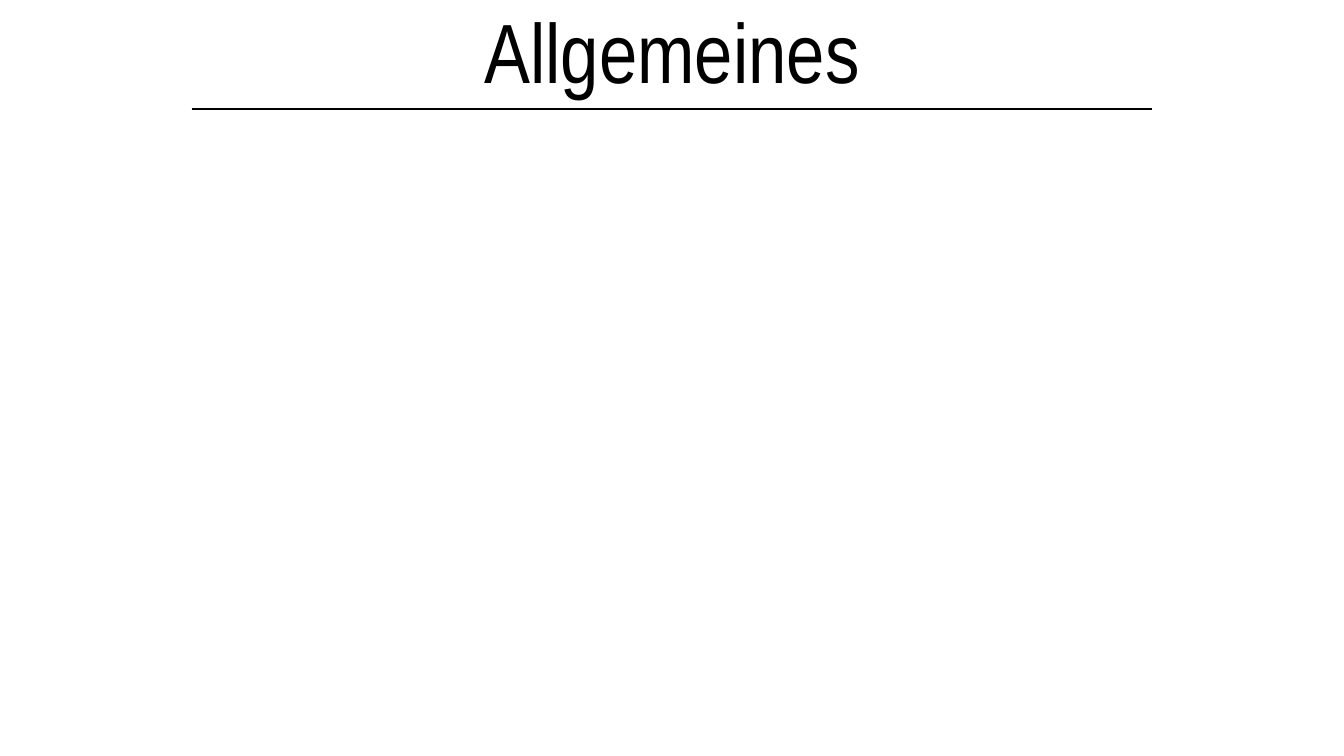
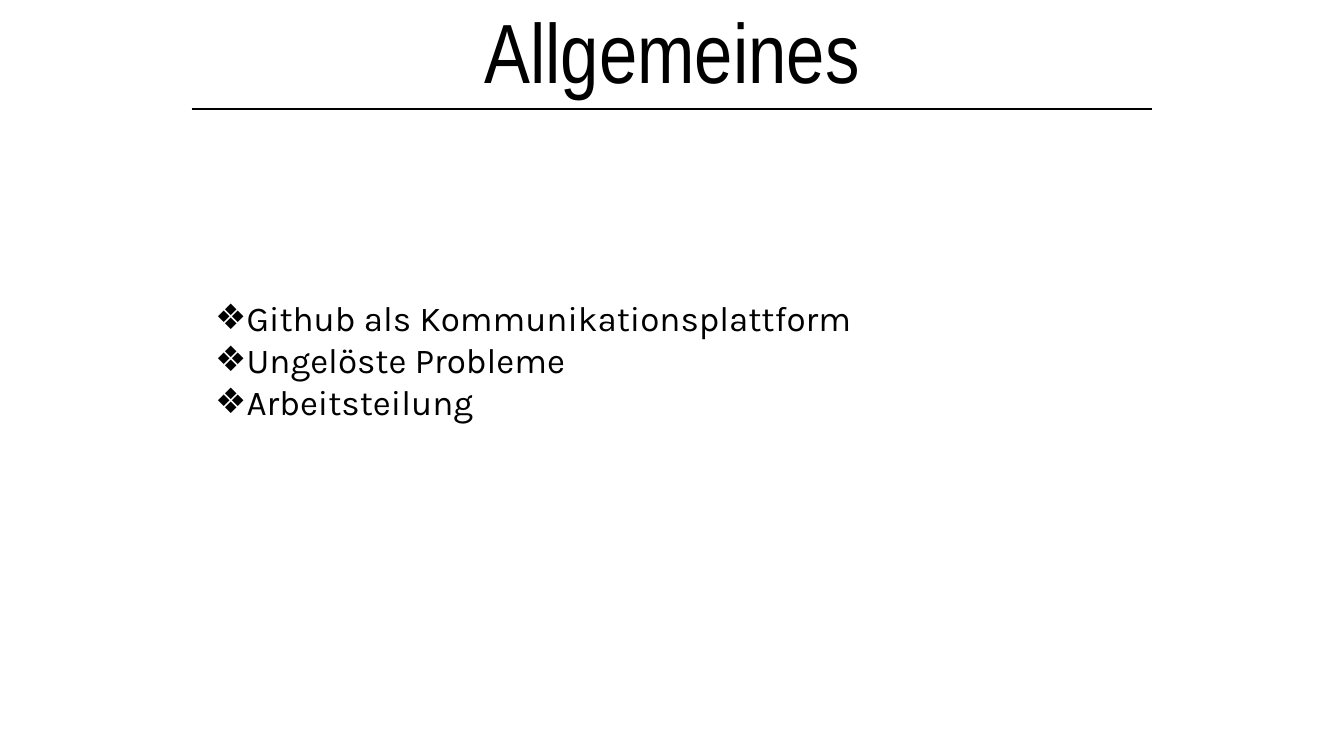
Before and after one commit to lsswchmnn/tank, a slide deck: slide 27 of Präsentation/Kettenfahrzeug.pptx (slide 16 before the commit). Drawn at 1344x756 pixels with LibreOffice and Linux fonts; fonts in the diff are those of the drawing. Boxes give left, top, right and bottom in pixels: in the first picture for what was removed or moved away, otherwise in the second. Text is boxed around its words. In the diff, an @@ line names an element or a change of style, - is before the commit and + after.

```diff
--- a/Präsentation/Kettenfahrzeug.pptx
+++ b/Präsentation/Kettenfahrzeug.pptx
@@ text added at [247, 307, 851, 424], 25 pt, text #000000 @@
+❖ Github als Kommunikationsplattform
+❖ Ungelöste Probleme
+❖ Arbeitsteilung
```
Also in this commit, not shown: 4 other slides changed, 13 slides added, 2 slides removed, 5 other files.
